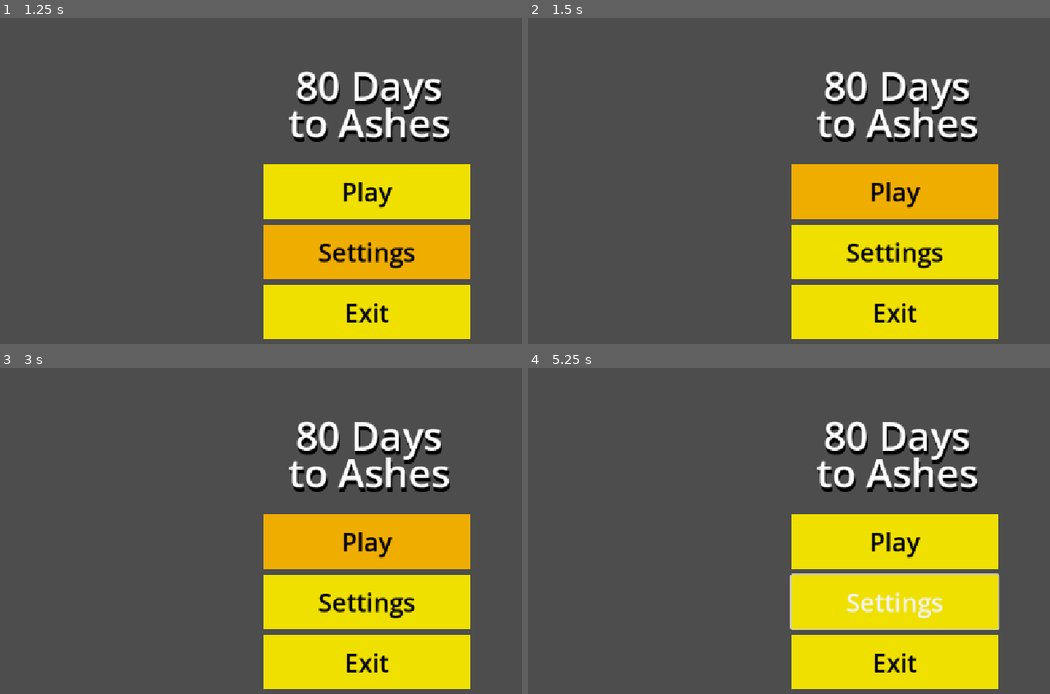
Above: before the commit, frames 1-4 (two rows, left to right).
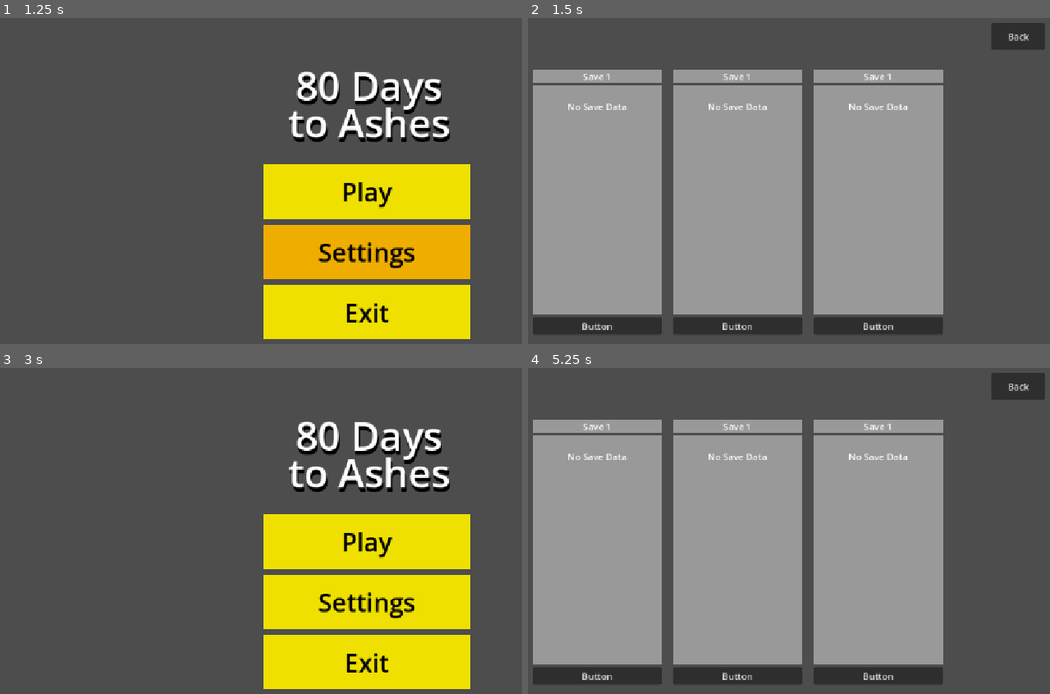
Above: after the commit, the same moments.

Repository: Akiostentar/80-Days-to-Ashes
Game: Godot game, scene res://Main Menu.tscn
The game is run twice, just before and just after one commit, with the same random seed, the same clock (stepped at 60 frames per second) and the same inputs.
Inputs (mouse positions are in pixels of both pictures, inside the frame that each line leads up to):
- Up to frame 1 (1.25 s): click "Settings" at 0.5 s
- Up to frame 2 (1.5 s): click "Play" at 1.25 s
- Up to frame 3 (3 s): click "Play" (after the commit: "Button") at 2 s; click "Play" (after the commit: "Back") at 2.75 s
- Up to frame 4 (5.25 s): click "Play" at 3.5 s; tap Enter at 4.25 s; move the mouse to (872, 527) at 4.27 s; hold Right 4.28-5.03 s; tap Alt at 4.35 s; click (872, 527) at 4.42 s; tap Space at 5 s; move the mouse to (601, 566) at 5.02 s; hold Down from 5.03 s (still down); tap Shift at 5.1 s

Frame 1 is identical in both runs. In frame 2, 67% of the frame differs, in the area x 0-100%, y 1-99%; in frame 3, 6.5%; in frame 4, 67%.

Commit message:
Button Functionality
Added functionality to the different buttons

Diff:
--- a/maps-and-shops/Main Menu.tscn
+++ b/maps-and-shops/Main Menu.tscn
@@ -1,4 +1,6 @@
 [gd_scene format=3 uid="uid://ckxcjkvo71ibl"]
+
+[ext_resource type="Script" uid="uid://di55pr42cly8s" path="res://main_menu.gd" id="1_5b7ti"]
 
 [sub_resource type="StyleBoxTexture" id="StyleBoxTexture_v5gy4"]
 
@@ -22,6 +24,7 @@
 grow_vertical = 2
 size_flags_horizontal = 4
 size_flags_vertical = 4
+script = ExtResource("1_5b7ti")
 
 [node name="Panel" type="Panel" parent="." unique_id=1307624708]
 layout_mode = 1
@@ -100,3 +103,7 @@
 to Ashes"
 horizontal_alignment = 1
 vertical_alignment = 1
+
+[connection signal="pressed" from="VBoxContainer/Button" to="." method="_on_play_pressed"]
+[connection signal="pressed" from="VBoxContainer/Button2" to="." method="_on_settings_pressed"]
+[connection signal="pressed" from="VBoxContainer/Button3" to="." method="_on_exit_pressed"]
--- /dev/null
+++ b/maps-and-shops/Profiles.tscn
@@ -0,0 +1,129 @@
+[gd_scene format=3 uid="uid://2a3g0r6d8ovv"]
+
+[ext_resource type="Script" uid="uid://bn8l1dftp8f3u" path="res://profiles.gd" id="1_ta4hh"]
+
+[sub_resource type="StyleBoxFlat" id="StyleBoxFlat_8vrlf"]
+
+[sub_resource type="StyleBoxFlat" id="StyleBoxFlat_v5gy4"]
+
+[node name="Profiles" type="Control" unique_id=2077628652]
+layout_mode = 3
+anchors_preset = 15
+anchor_right = 1.0
+anchor_bottom = 1.0
+offset_left = 14.0
+offset_top = -21.0
+offset_right = 14.0
+offset_bottom = -21.0
+grow_horizontal = 2
+grow_vertical = 2
+script = ExtResource("1_ta4hh")
+
+[node name="HBoxContainer" type="HBoxContainer" parent="." unique_id=601997794]
+layout_mode = 1
+anchors_preset = 7
+anchor_left = 0.5
+anchor_top = 1.0
+anchor_right = 0.5
+anchor_bottom = 1.0
+offset_left = -360.0
+offset_top = -526.0
+offset_right = 360.0
+offset_bottom = -61.0
+grow_horizontal = 2
+grow_vertical = 0
+theme_override_constants/separation = 20
+
+[node name="VBoxContainer2" type="VBoxContainer" parent="HBoxContainer" unique_id=1196159578]
+propagate_maximum_size = false
+layout_mode = 2
+size_flags_horizontal = 3
+theme_override_constants/separation = 4
+
+[node name="Label" type="Label" parent="HBoxContainer/VBoxContainer2" unique_id=920809540]
+layout_mode = 2
+size_flags_vertical = 0
+size_flags_stretch_ratio = 11.13
+theme_override_styles/normal = SubResource("StyleBoxFlat_8vrlf")
+text = "Save 1"
+horizontal_alignment = 1
+
+[node name="Label2" type="Label" parent="HBoxContainer/VBoxContainer2" unique_id=746707621]
+layout_mode = 2
+size_flags_vertical = 3
+size_flags_stretch_ratio = 0.5
+theme_override_styles/normal = SubResource("StyleBoxFlat_v5gy4")
+text = "
+No Save Data"
+horizontal_alignment = 1
+
+[node name="Button" type="Button" parent="HBoxContainer/VBoxContainer2" unique_id=1180527940]
+layout_mode = 2
+size_flags_vertical = 8
+text = "Button"
+
+[node name="VBoxContainer3" type="VBoxContainer" parent="HBoxContainer" unique_id=447763101]
+propagate_maximum_size = false
+layout_mode = 2
+size_flags_horizontal = 3
+theme_override_constants/separation = 4
+
+[node name="Label" type="Label" parent="HBoxContainer/VBoxContainer3" unique_id=1019563765]
+layout_mode = 2
+size_flags_vertical = 0
+size_flags_stretch_ratio = 11.13
+theme_override_styles/normal = SubResource("StyleBoxFlat_8vrlf")
+text = "Save 1"
+horizontal_alignment = 1
+
+[node name="Label2" type="Label" parent="HBoxContainer/VBoxContainer3" unique_id=780424260]
+layout_mode = 2
+size_flags_vertical = 3
+size_flags_stretch_ratio = 0.5
+theme_override_styles/normal = SubResource("StyleBoxFlat_v5gy4")
+text = "
+No Save Data"
+horizontal_alignment = 1
+
+[node name="Button" type="Button" parent="HBoxContainer/VBoxContainer3" unique_id=2096393859]
+layout_mode = 2
+size_flags_vertical = 8
+text = "Button"
+
+[node name="VBoxContainer" type="VBoxContainer" parent="HBoxContainer" unique_id=1647672780]
+propagate_maximum_size = false
+layout_mode = 2
+size_flags_horizontal = 3
+theme_override_constants/separation = 4
+
+[node name="Label" type="Label" parent="HBoxContainer/VBoxContainer" unique_id=571611136]
+layout_mode = 2
+size_flags_vertical = 0
+size_flags_stretch_ratio = 11.13
+theme_override_styles/normal = SubResource("StyleBoxFlat_8vrlf")
+text = "Save 1"
+horizontal_alignment = 1
+
+[node name="Label2" type="Label" parent="HBoxContainer/VBoxContainer" unique_id=34591943]
+layout_mode = 2
+size_flags_vertical = 3
+size_flags_stretch_ratio = 0.5
+theme_override_styles/normal = SubResource("StyleBoxFlat_v5gy4")
+text = "
+No Save Data"
+horizontal_alignment = 1
+
+[node name="Button" type="Button" parent="HBoxContainer/VBoxContainer" unique_id=1349885565]
+layout_mode = 2
+size_flags_vertical = 8
+text = "Button"
+
+[node name="Button" type="Button" parent="." unique_id=182918282]
+layout_mode = 0
+offset_left = 1021.0
+offset_top = 40.0
+offset_right = 1114.6321
+offset_bottom = 86.51065
+text = "Back"
+
+[connection signal="pressed" from="Button" to="." method="_on_back_pressed"]
--- /dev/null
+++ b/maps-and-shops/main_menu.gd
@@ -0,0 +1,22 @@
+extends Control
+
+
+# Called when the node enters the scene tree for the first time.
+func _ready() -> void:
+	pass # Replace with function body.
+
+
+# Called every frame. 'delta' is the elapsed time since the previous frame.
+func _process(delta: float) -> void:
+	pass
+
+
+func _on_play_pressed():
+	get_tree().change_scene_to_file("res://Profiles.tscn") # Replace with function body.
+
+func _on_settings_pressed() -> void:
+	print("Settings")
+
+
+func _on_exit_pressed() -> void:
+	get_tree().quit() # Replace with function body.
--- /dev/null
+++ b/maps-and-shops/profiles.gd
@@ -0,0 +1,15 @@
+extends Control
+
+
+# Called when the node enters the scene tree for the first time.
+func _ready() -> void:
+	pass # Replace with function body.
+
+
+# Called every frame. 'delta' is the elapsed time since the previous frame.
+func _process(delta: float) -> void:
+	pass
+
+
+func _on_back_pressed() -> void:
+	get_tree().change_scene_to_file("res://Main Menu.tscn") # Replace with function body.
Not shown, added: maps-and-shops/main_menu.gd.uid
Not shown, added: maps-and-shops/profiles.gd.uid
